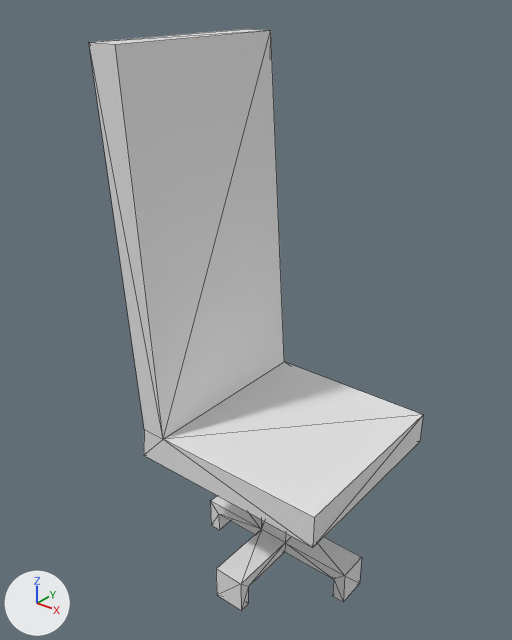
Two versions of the OBJ model ressources/models/chair_1.obj, one commit apart.
Camera for both pictures: a 50 mm lens placed at (-3.51, -20.68, 4.59), pointed at (-7.21, -16.06, 1.72). The lights are fixed; the arrows at lower left show +X, +Y and +Z. Mesh edges are drawn as thin lines. Where no turn or scale is listed for an object, it has been applied to the vertices.

Objects in the first picture: 'Chair_1_Cube.005'.
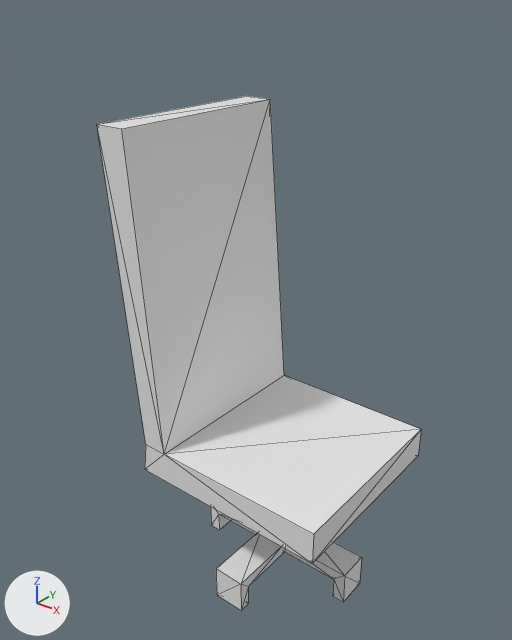
The newer file is also turned or shifted as a whole; pictures and numbers use the older file's frame.

The change, as a list of edits to the scene's bpy script:
```text
Change me_chair_1_cube_005:
    where me_chair_1_cube_005.from_pydata(...)  # 58 vertices, 112 faces; spans x -8.14..-5.91, y -16.94..-15.06, z -0.98..4.13
    used by ob_chair_1_cube_005; location = (0.0, 0.0, 0.0)
    me_chair_1_cube_005 part 1: all 4 vertices in x -8.14..-7.84, y -16.94..-15.06, z 4.13 are moved by (0.0, 0.0, -0.61)
    me_chair_1_cube_005 part 2: all 14 vertices in x -7.91..-5.91, y -16.94..-15.06, z 0.38..0.7 are moved by (0.0, 0.0, -0.17)
```

Changed parts and their boxes [x1, y1, x2, y2] in the pictures (512 x 640 px; the box of a moved part takes in the faces that stretch with it):
'Chair_1_Cube.005', reshaped (11% shorter)
    before: [89, 29, 423, 611]
    after: [97, 96, 421, 611]
part 1 of me_chair_1_cube_005, moved or reshaped
    before: [89, 29, 284, 439]
    after: [97, 96, 284, 454]
part 2 of me_chair_1_cube_005, moved or reshaped
    before: [144, 362, 423, 548]
    after: [145, 376, 421, 564]
